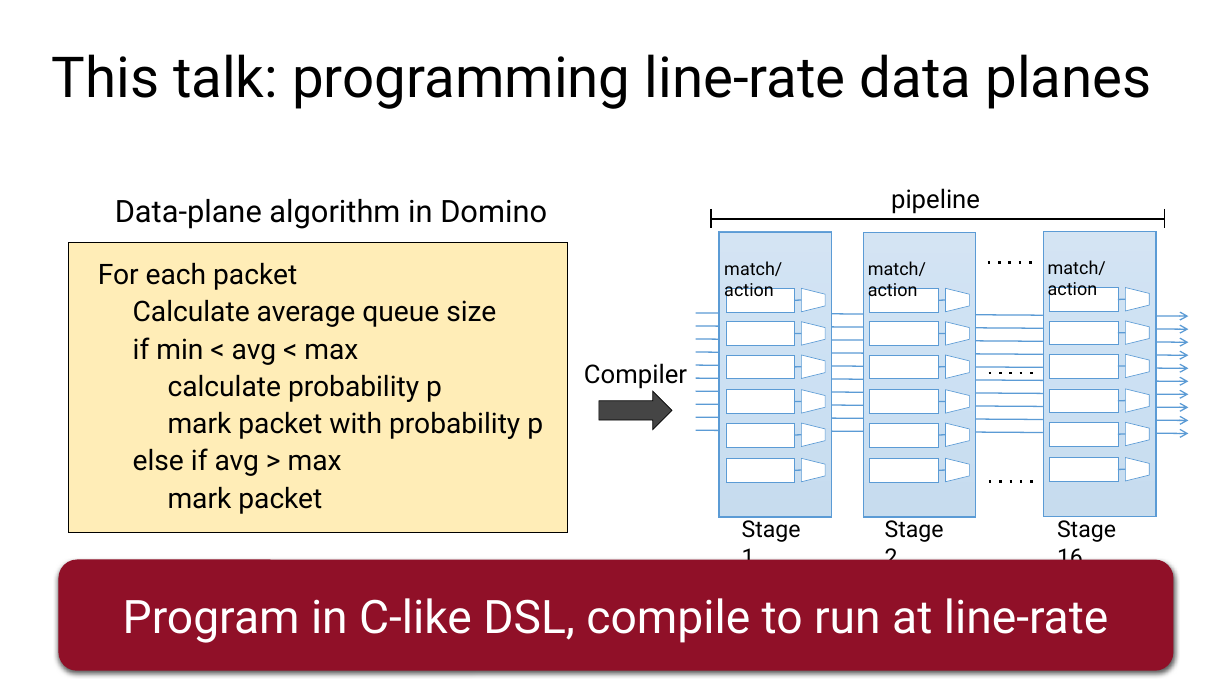
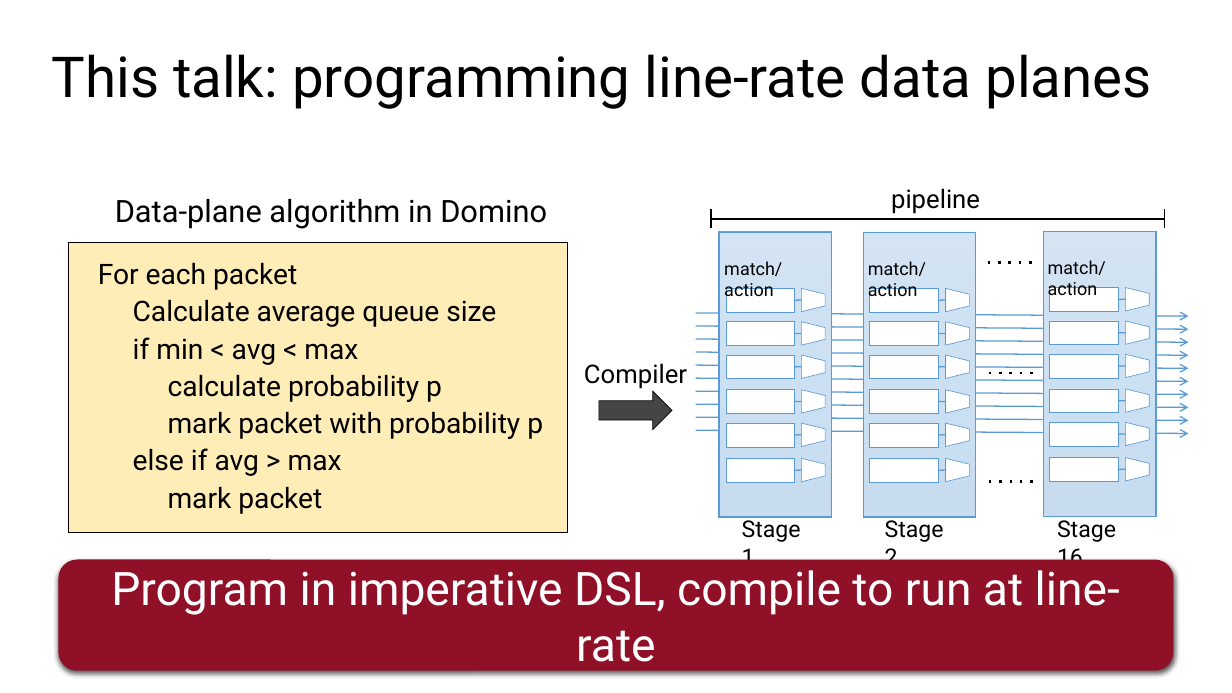
Before and after one commit to anirudhSK/pifo-domino-marple-ppts, a slide deck: slide 5 of domino_sigcomm.pptx. Drawn at 1232x693 pixels with LibreOffice and Linux fonts; fonts in the diff are those of the drawing. Boxes give left, top, right and bottom in pixels: in the first picture for what was removed or moved away, otherwise in the second. Text is boxed around its words. In the diff, an @@ line names an element or a change of style, - is before the commit and + after.

```diff
--- a/domino_sigcomm.pptx
+++ b/domino_sigcomm.pptx
@@ text in rounded rectangle at [111, 570, 1120, 672]: text changed @@
-Program in C-like DSL, compile to run at line-rate
+Program in imperative DSL, compile to run at line-rate
```
Also in this commit, not shown: 6 other slides changed, 1 slide added.
